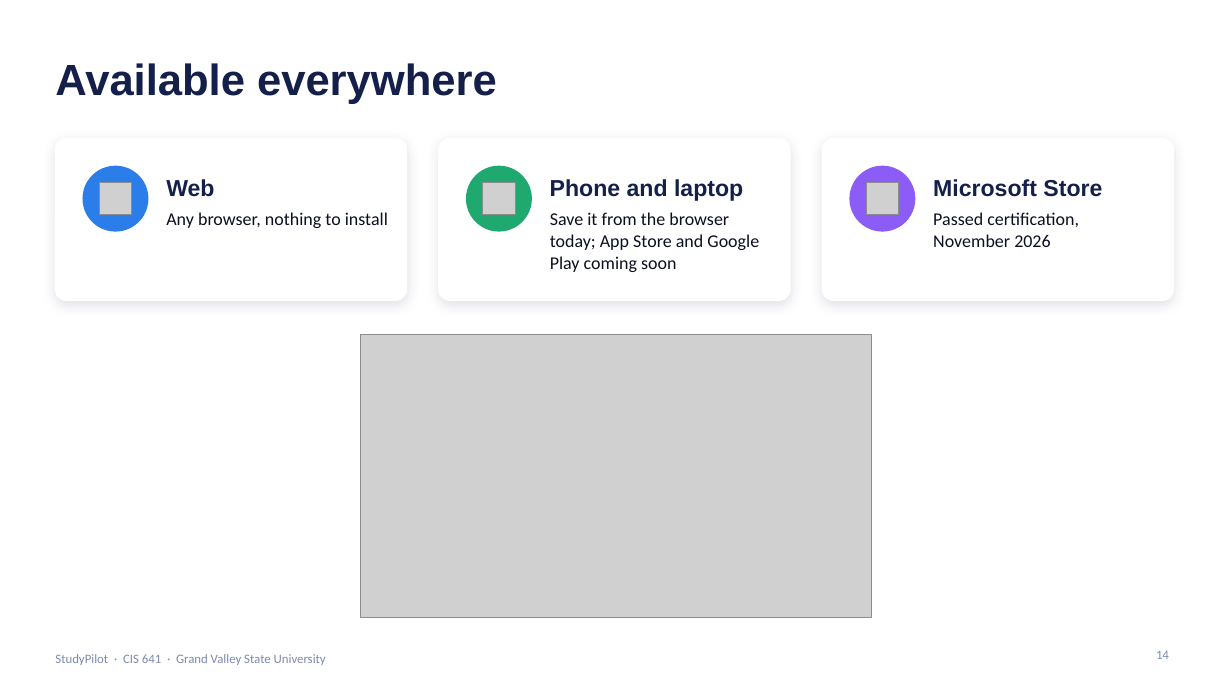
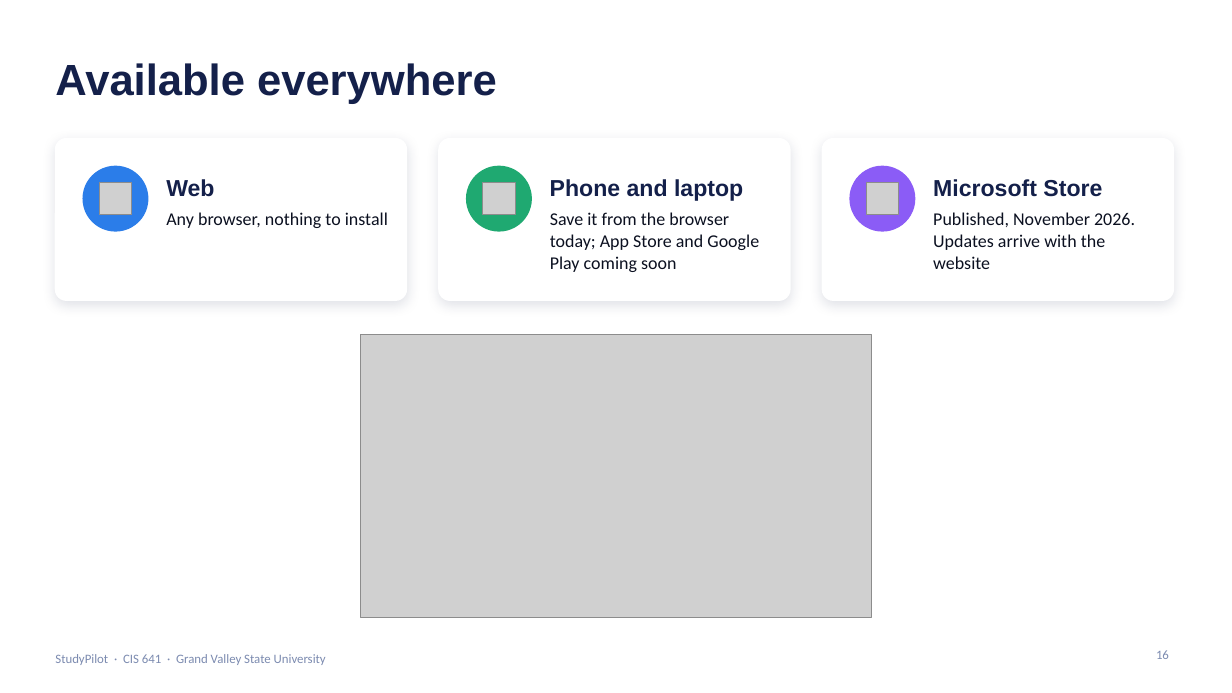
Before and after one commit to alibelhrak/GVSU-CIS641-AIStudyAssistant, a slide deck: slide 16 of docs/StudyPilot_Presentation.pptx (slide 14 before the commit). Drawn at 1232x693 pixels with LibreOffice and Linux fonts; fonts in the diff are those of the drawing; grey boxes stand for pictures; background and template pictures are left out. Boxes give left, top, right and bottom in pixels: in the first picture for what was removed or moved away, otherwise in the second. Text is boxed around its words. In the diff, an @@ line names an element or a change of style, - is before the commit and + after.

```diff
--- a/docs/StudyPilot_Presentation.pptx
+++ b/docs/StudyPilot_Presentation.pptx
@@ text at box(933, 212, 1135, 269): text changed @@
-Passed certification, November 2026
+Published, November 2026. Updates arrive with the website
@@ page number at box(1156, 650, 1169, 659): text changed @@
-14
+16
```
Also in this commit, not shown: 4 other slides changed, 2 slides added, 7 other files.
